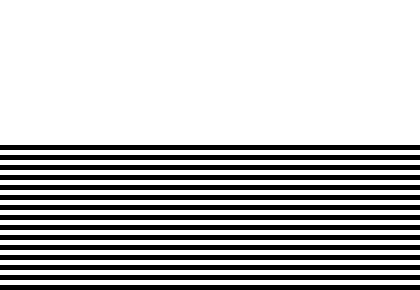
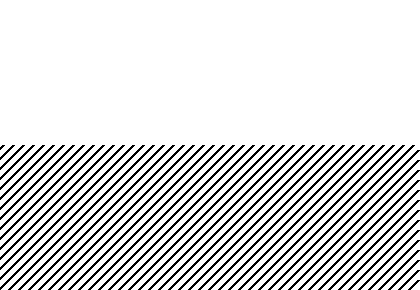
Before/after of a 420 x 290 layered artwork. What changed in the layer stack:
renamed "Group 1" to "Group 1 copy 2", showed it, moved it above "Group 1 copy", painted on it over [left=0, top=145, right=420, bottom=290]
showed "Group 1 copy" over [left=0, top=145, right=420, bottom=290]
hid group "sea" (20 layers) over [left=0, top=145, right=420, bottom=290]
